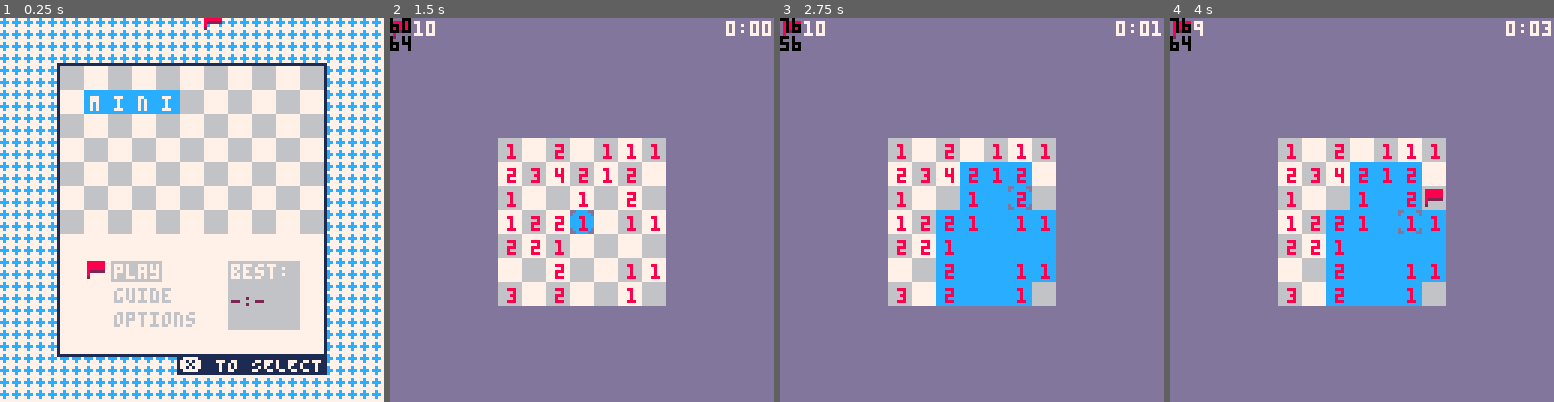
Above: before the commit, frames 1-4 (left to right).
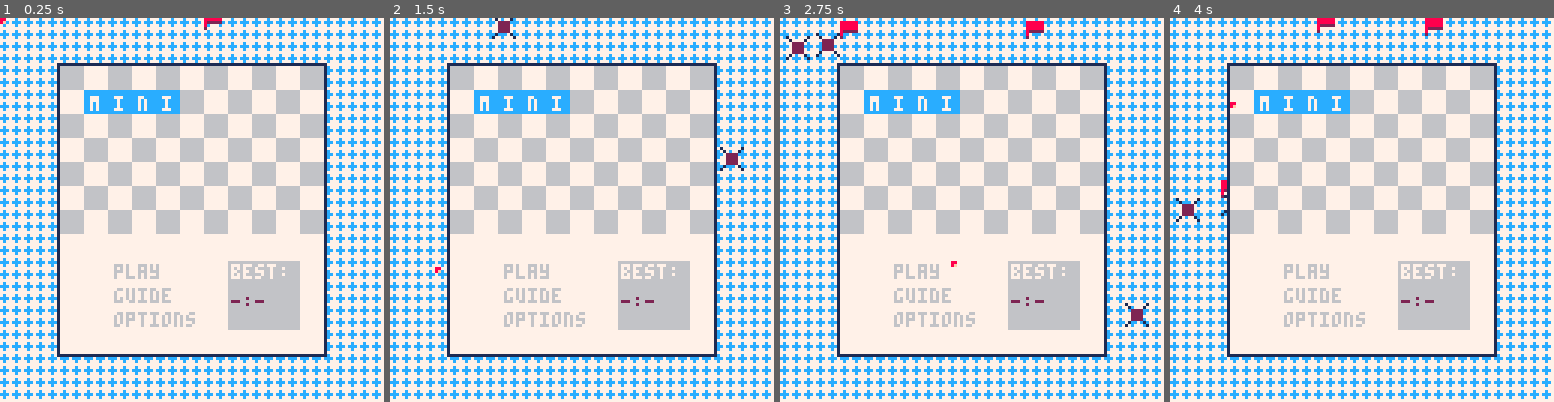
Above: after the commit, the same moments.

Repository: wsasaki01/mini-mines
Game: PICO-8 cartridge mini-mines.p8
The game is run twice, just before and just after one commit, with the same random seed, the same clock (stepped at 60 frames per second) and the same inputs.
Inputs (mouse positions are in pixels of both pictures, inside the frame that each line leads up to):
- Up to frame 1 (0.25 s): no input
- Up to frame 2 (1.5 s): tap X (X key) at 0.33, 1.07 s; click (670, 121) at 0.67 s; tap O (Z key) at 0.7 s; click (436, 267) at 1.22 s
- Up to frame 3 (2.75 s): hold Right 1.6-2.1 s; tap O (Z key) at 1.7, 2.1, 2.5 s; click (887, 114) at 1.77 s; tap X (X key) at 1.85 s; hold Up 2.15-2.42 s; click (952, 259) at 2.32 s; hold Right from 2.47 s (still down)
- Up to frame 4 (4 s): click (1404, 106) at 2.87 s; tap O (Z key) at 2.9, 3.3, 3.7 s; tap X (X key) at 2.97 s; release Right at 3.03 s; hold Left 3.08-3.58 s; click (1465, 256) at 3.42 s; hold Down 3.63-3.97 s; click (1231, 102) at 3.97 s

The runs differ from the first frame. In frame 1, 2.5% of the frame differs, in the area x 0-86%, y 0-93%; in frame 2, 96%; in frame 3, 98%, in the area x 0-100%, y 0-100%; in frame 4, 98%.

Commit message:
Add mouse support for different difficulties

Diff:
--- a/main.lua
+++ b/main.lua
@@ -3,7 +3,7 @@
     --     DEBUG
     -- *************
     reveal = false -- reveal mine locations during game
-    fill = true -- show values for each space
+    fill = false -- show values for each space
     -- *************
 
     -- enable devkit mouse
@@ -21,8 +21,8 @@
     icons = {}
 
     -- which control scheme to use?
-    controller = true
-    mouse = false
+    controller = false
+    mouse = true
 
     -- allow user to change controls from pico-8 menu
     menuitem(1, "control: controller", set_control)
@@ -70,7 +70,7 @@
     if diff == "easy" then
         width = 7 -- width of board
         height = 7 -- height of board
-        mcount = 10 -- number of mines
+        mcount = 7 -- number of mines
 
         -- player
         p = {
@@ -89,7 +89,7 @@
     elseif diff == "med" then
         width = 11
         height = 11
-        mcount = 1
+        mcount = 15
 
         p = {
             x = 60,
@@ -104,7 +104,7 @@
     elseif diff == "hard" then
         width = 16
         height = 15
-        mcount = 1
+        mcount = 30
 
         p = {
             x = 64,
@@ -306,11 +306,17 @@
                 p.my += 1
             end
         elseif mouse then
-            p.x = mo_x - mo_x%8
-            p.y = mo_y - mo_y%8
-
-            p.mx = p.x / 8 +1
-            p.my = p.y / 8
+            -- start at offset
+            -- find distance from current mouse to offset
+            -- int. div. of 8 to find how many spaces that is
+            -- mult. by 8 to actually set the position to that space
+            p.x = xoff + ((mo_x-xoff)\8)*8
+            p.y = yoff + ((mo_y-yoff)\8)*8
+
+            -- find distance from current mouse to offset
+            -- int. div. of 8 to find how many spaces that is
+            p.mx = (mo_x - xoff) \ 8 +1
+            p.my = (mo_y - yoff) \ 8
 
             -- if not still pressing key from menu, disable sticky
             if not (sticky and stat(34) == 1) then
@@ -761,8 +767,9 @@
             spr(17, p.x, p.y)
         end
 
-        print(p.x, 0, 0, 0)
-        print(p.y)
+        print(p.mx.." - "..p.x.." - "..mo_x, 0, 0, 0)
+        print(p.my.." - "..p.y.." - "..mo_y)
+        print(xoff)
     elseif menu then
         -- draw main frame and background
         if controller then
